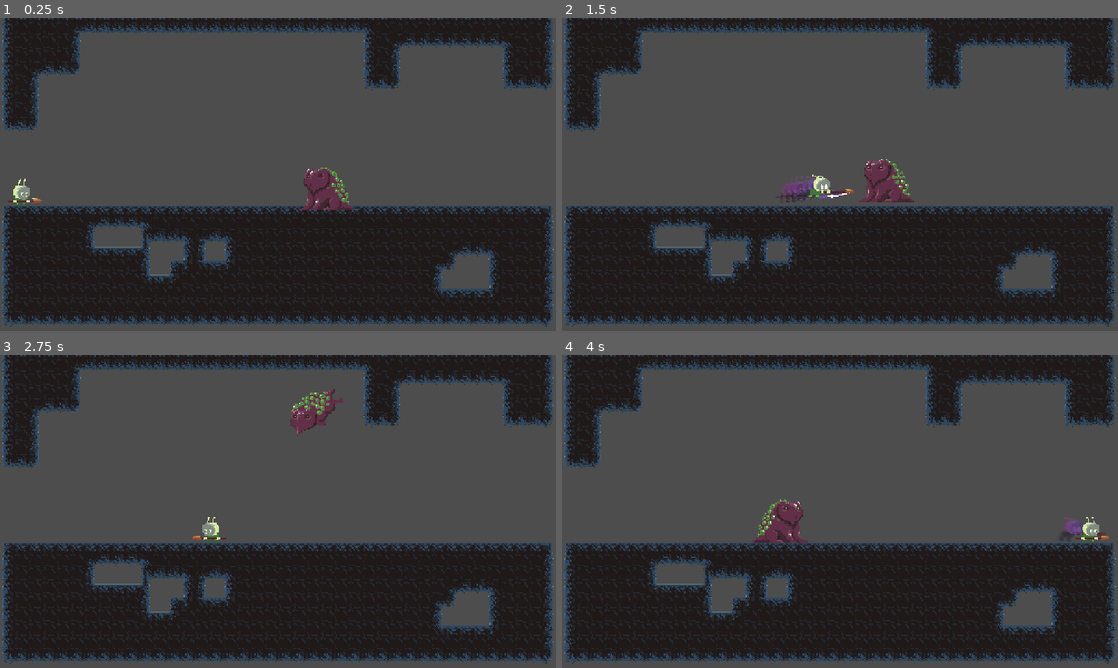
Above: before the commit, frames 1-4 (two rows, left to right).
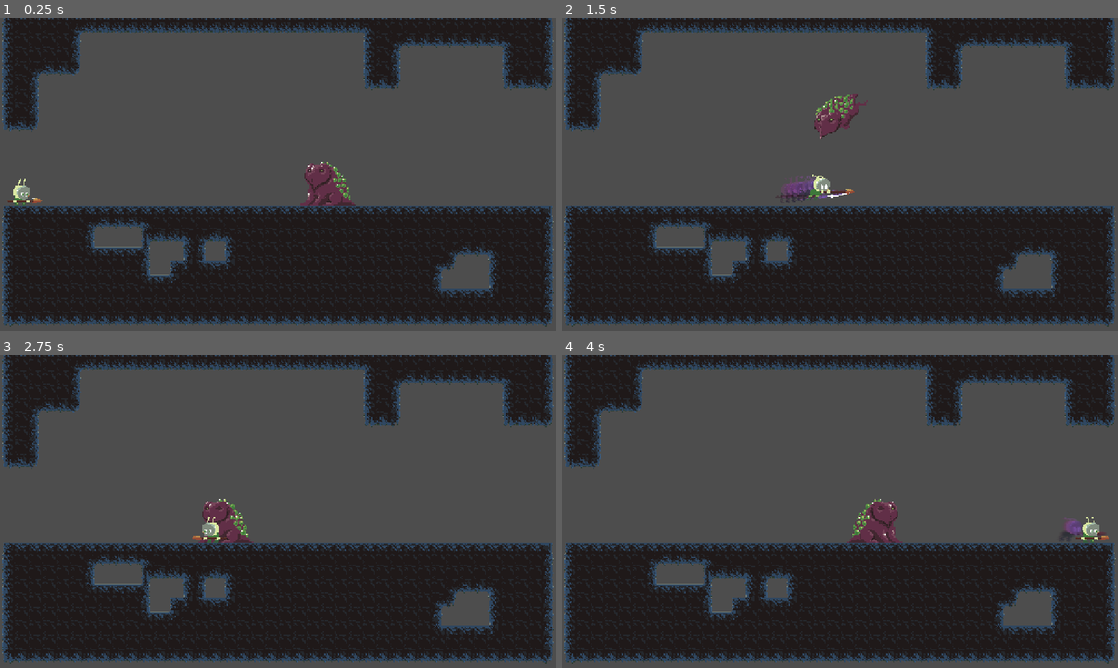
Above: after the commit, the same moments.

Repository: soulwa/ggj2026
Game: Godot game, scene res://Scenes/Levels/example_frog.tscn
Two runs of this game, one before a commit and one after it. Both use one fixed random seed, a clock stepped at 60 frames per second and the inputs below. This scene is started directly instead of the project's main scene.
Inputs:
- Up to frame 1 (0.25 s): no input
- Up to frame 2 (1.5 s): tap Enter at 0.5 s; hold X (action) 0.53-1.28 s; hold Right (right) from 0.53 s (still down); tap Z (jump) at 0.77 s; tap Shift (switch_mask) at 1.35 s
- Up to frame 3 (2.75 s): tap Z (jump) at 1.52 s; release Right (right) at 2.03 s; hold Left (left) from 2.03 s (still down); hold X (action) from 2.03 s (still down)
- Up to frame 4 (4 s): release Left (left) at 2.78 s; release X (action) at 2.78 s; hold Right (right) from 2.78 s (still down); tap Shift (switch_mask) at 2.85 s; tap Z (jump) at 3.02, 3.77 s; hold X (action) from 3.53 s (still down)

The runs differ from the first frame. In frame 1, 0.7% of the frame differs, in the area x 53-64%, y 46-62%; in frame 2, 1.7%; in frame 3, 1.5%; in frame 4, 1.8%, in the area x 34-62%, y 46-61%.

Commit message:
bigger frog

Diff:
--- a/Scenes/Levels/example_frog.tscn
+++ b/Scenes/Levels/example_frog.tscn
@@ -33,9 +33,9 @@
 direction = 3
 
 [connection signal="body_entered" from="TileMapLayer/LevelTransition" to="TileMapLayer/LevelTransition" method="_on_body_entered"]
-[connection signal="body_entered" from="TileMapLayer/@Area2D@147546" to="TileMapLayer/@Area2D@147546" method="_on_body_entered"]
-[connection signal="body_entered" from="TileMapLayer/@Area2D@147547" to="TileMapLayer/@Area2D@147547" method="_on_body_entered"]
-[connection signal="body_entered" from="TileMapLayer/@Area2D@147548" to="TileMapLayer/@Area2D@147548" method="_on_body_entered"]
-[connection signal="body_entered" from="TileMapLayer/@Area2D@147549" to="TileMapLayer/@Area2D@147549" method="_on_body_entered"]
-[connection signal="body_entered" from="TileMapLayer/@Area2D@147550" to="TileMapLayer/@Area2D@147550" method="_on_body_entered"]
-[connection signal="body_entered" from="TileMapLayer/@Area2D@147551" to="TileMapLayer/@Area2D@147551" method="_on_body_entered"]
+[connection signal="body_entered" from="TileMapLayer/@Area2D@162508" to="TileMapLayer/@Area2D@162508" method="_on_body_entered"]
+[connection signal="body_entered" from="TileMapLayer/@Area2D@162509" to="TileMapLayer/@Area2D@162509" method="_on_body_entered"]
+[connection signal="body_entered" from="TileMapLayer/@Area2D@162510" to="TileMapLayer/@Area2D@162510" method="_on_body_entered"]
+[connection signal="body_entered" from="TileMapLayer/@Area2D@162511" to="TileMapLayer/@Area2D@162511" method="_on_body_entered"]
+[connection signal="body_entered" from="TileMapLayer/@Area2D@162512" to="TileMapLayer/@Area2D@162512" method="_on_body_entered"]
+[connection signal="body_entered" from="TileMapLayer/@Area2D@162513" to="TileMapLayer/@Area2D@162513" method="_on_body_entered"]
--- a/Scenes/enemy1.tscn
+++ b/Scenes/enemy1.tscn
@@ -4,7 +4,7 @@
 [ext_resource type="Texture2D" uid="uid://dinxxukahkamg" path="res://Assets/Sprites/frog.png" id="3_4qy08"]
 
 [sub_resource type="RectangleShape2D" id="RectangleShape2D_mxdow"]
-size = Vector2(78, 66)
+size = Vector2(128.66667, 89)
 
 [sub_resource type="AtlasTexture" id="AtlasTexture_apx2k"]
 atlas = ExtResource("3_4qy08")
@@ -53,7 +53,6 @@
 }]
 
 [node name="Enemy1" type="CharacterBody2D" unique_id=633650046]
-scale = Vector2(1.5, 1.5)
 collision_layer = 16
 collision_mask = 2
 script = ExtResource("1_mxdow")
@@ -61,17 +60,18 @@
 gravity = 100.0
 
 [node name="CollisionShape2D" type="CollisionShape2D" parent="." unique_id=618495061]
-position = Vector2(0, -10)
+position = Vector2(2.6666667, -21.666666)
 shape = SubResource("RectangleShape2D_mxdow")
 
 [node name="DamageRegion" type="Area2D" parent="." unique_id=1979899266]
-position = Vector2(0, -10)
+position = Vector2(0, -33)
 collision_layer = 4
 
 [node name="CollisionShape2D" type="CollisionShape2D" parent="DamageRegion" unique_id=1887129810]
+position = Vector2(2.6666667, 11.333334)
 shape = SubResource("RectangleShape2D_mxdow")
 
 [node name="AnimatedSprite2D" type="AnimatedSprite2D" parent="." unique_id=299828257]
-position = Vector2(-2, -8)
+position = Vector2(0, -23)
 sprite_frames = SubResource("SpriteFrames_mxdow")
 animation = &"idle"
Binary file changed: Assets/Sprites/frog.png
Not shown: 1 places in Scenes/Levels/example_frog.tscn that only renumber resources
